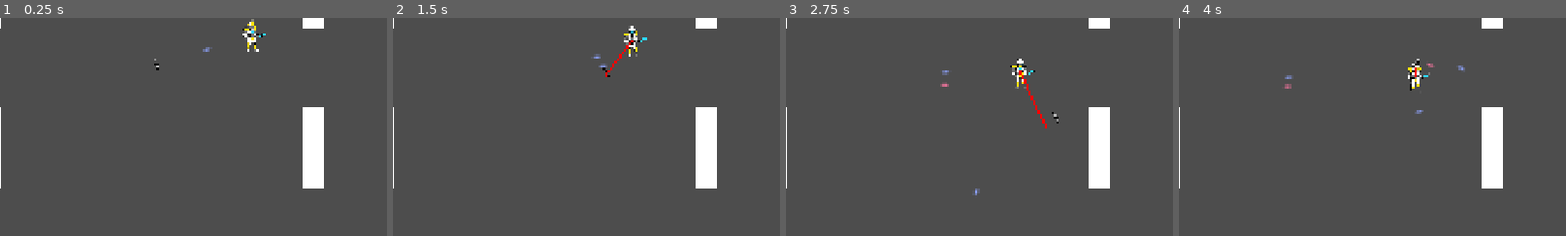
Above: before the commit, frames 1-4 (left to right).
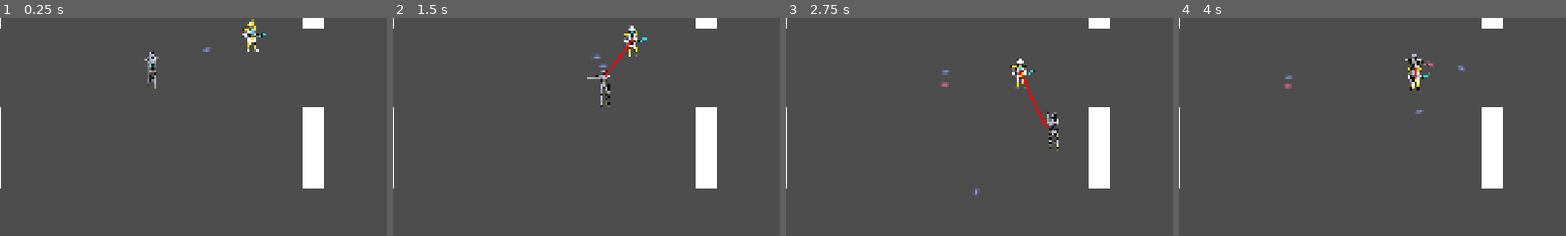
Above: after the commit, the same moments.

Repository: Thechi2000/ogj-2025
Game: Godot game, scene res://nodes/levels/level1/level1.tscn
Same seed, same stepped clock (60 frames per second), same inputs: the game is played once before the commit and once after it. The engine's default icon, where the game draws it, is replaced by a stand-in: a white triangle on a blue panel in a dark square.
Inputs (mouse positions are % of the whole screen's width and height, from its top left):
- Up to frame 1 (0.25 s): no input
- Up to frame 2 (1.5 s): move the mouse to (72, 45) at 0.52 s; hold D (move_right) 0.53-1.28 s; tap R (use_body_module) at 0.6 s; click (72, 45) at 0.8 s; move the mouse to (30, 55) at 1.27 s; hold S (move_down) from 1.28 s (still down); click (30, 55) at 1.35 s
- Up to frame 3 (2.75 s): right-click (30, 55) at 1.55 s; move the mouse to (60, 28) at 2.02 s; release S (move_down) at 2.03 s; hold D (move_right) from 2.03 s (still down); right-click (60, 28) at 2.1 s; tap R (use_body_module) at 2.3 s
- Up to frame 4 (4 s): move the mouse to (45, 70) at 2.77 s; release D (move_right) at 2.78 s; hold W (move_up) 2.78-3.53 s; tap R (use_body_module) at 2.85 s; click (45, 70) at 3.05 s; move the mouse to (80, 65) at 3.52 s; hold A (move_left) from 3.53 s (still down); click (80, 65) at 3.6 s; right-click (80, 65) at 3.8 s
The pictures show only the part of the screen within x 30-80%, y 39-89%; the shares and areas given below are measured in that part.

The runs differ from the first frame. In frame 1, 0.3% of the frame differs, in the area x 37-42%, y 15-33%; in frame 2, 0.3%; in frame 3, 0.3%, in the area x 40-71%, y 29-62%; in frame 4, 0.3%.

Commit message:
feat: complete module based rendering

Diff:
--- /dev/null
+++ b/nodes/modules/base_torso/base_torso.tscn
@@ -0,0 +1,16 @@
+[gd_scene load_steps=3 format=3 uid="uid://gl6tw62yo4qh"]
+
+[ext_resource type="Script" uid="uid://chi8xacjw8tl5" path="res://nodes/modules/base_module.gd" id="1_f4wyo"]
+[ext_resource type="Texture2D" uid="uid://bx0aysdkpd272" path="res://arts/player/head_torso.png" id="3_r0gwr"]
+
+[node name="BaseTorso" type="Node2D" node_paths=PackedStringArray("leftSprite", "rightSprite")]
+script = ExtResource("1_f4wyo")
+leftSprite = NodePath("HeadTorso")
+rightSprite = NodePath("HeadTorso")
+metadata/_custom_type_script = "uid://chi8xacjw8tl5"
+
+[node name="HeadTorso" type="Sprite2D" parent="."]
+visibility_layer = 2
+scale = Vector2(0.106919, 0.106919)
+texture = ExtResource("3_r0gwr")
+offset = Vector2(9.35287, -9.35287)
--- a/nodes/modules/dash/dash.gd
+++ b/nodes/modules/dash/dash.gd
@@ -15,10 +15,8 @@
 	player.velocity = Vector2.ZERO # The player's movement vector.
 	if Input.is_action_pressed("move_right"):
 		player.velocity.x += 1
-		$AnimatedSprite2D.flip_h = false
 	if Input.is_action_pressed("move_left"):
 		player.velocity.x -= 1
-		$AnimatedSprite2D.flip_h = true
 	if Input.is_action_pressed("move_down"):
 		player.velocity.y += 1
 	if Input.is_action_pressed("move_up"):
--- a/nodes/modules/dash/dash.tscn
+++ b/nodes/modules/dash/dash.tscn
@@ -1,12 +1,29 @@
-[gd_scene load_steps=2 format=3 uid="uid://e5ae2ctqhwgr"]
+[gd_scene load_steps=4 format=3 uid="uid://e5ae2ctqhwgr"]
 
 [ext_resource type="Script" uid="uid://yxvjotr4st4e" path="res://nodes/modules/dash/dash.gd" id="1_uooqy"]
+[ext_resource type="Texture2D" uid="uid://cdc3fvyde8ua" path="res://arts/player/l_leg.png" id="4_f0khi"]
+[ext_resource type="Texture2D" uid="uid://4kdse73g5rmv" path="res://arts/player/r_leg.png" id="5_xsyq8"]
 
-[node name="Dash" type="Node2D"]
+[node name="Dash" type="Node2D" node_paths=PackedStringArray("leftSprite", "rightSprite")]
+scale = Vector2(1.41848, 1.41848)
 script = ExtResource("1_uooqy")
+leftSprite = NodePath("LLeg")
+rightSprite = NodePath("RLeg")
 
 [node name="Timer" type="Timer" parent="."]
 wait_time = 0.5
 one_shot = true
 
+[node name="LLeg" type="Sprite2D" parent="."]
+z_index = -1
+scale = Vector2(0.0705023, 0.0705023)
+texture = ExtResource("4_f0khi")
+offset = Vector2(-1, 199)
+
+[node name="RLeg" type="Sprite2D" parent="."]
+z_index = 1
+scale = Vector2(0.0667401, 0.0667401)
+texture = ExtResource("5_xsyq8")
+offset = Vector2(3, 212.017)
+
 [connection signal="timeout" from="Timer" to="." method="_on_timer_timeout"]
--- a/nodes/modules/gun/gun.tscn
+++ b/nodes/modules/gun/gun.tscn
@@ -1,24 +1,27 @@
 [gd_scene load_steps=4 format=3 uid="uid://bc1t0mbemebpa"]
 
 [ext_resource type="Script" uid="uid://bv1l3leig3xku" path="res://nodes/modules/gun/gun.gd" id="1_opwvb"]
-[ext_resource type="Texture2D" uid="uid://cvodvswba1gvo" path="res://arts/tests/player_pixel/left_arm.png" id="2_pfpc1"]
-[ext_resource type="Texture2D" uid="uid://c7q2w3f30bf36" path="res://arts/tests/player_pixel/right_arm.png" id="3_4m6ve"]
+[ext_resource type="Texture2D" uid="uid://8263dyme0i1k" path="res://arts/player/l arm.png" id="4_4m6ve"]
+[ext_resource type="Texture2D" uid="uid://chfda6w6t7pxk" path="res://arts/player/r_arm.png" id="5_dw2hp"]
 
 [node name="Gun" type="Node2D" node_paths=PackedStringArray("leftSprite", "rightSprite")]
 script = ExtResource("1_opwvb")
 collision_layer = 2
 collision_mask = 9
-leftSprite = NodePath("LeftArm")
-rightSprite = NodePath("RightArm")
+leftSprite = NodePath("LArm")
+rightSprite = NodePath("RArm")
 
-[node name="LeftArm" type="Sprite2D" parent="."]
-visible = false
-texture_filter = 1
-texture = ExtResource("2_pfpc1")
-offset = Vector2(5, 12)
+[node name="LArm" type="Sprite2D" parent="."]
+z_index = -1
+position = Vector2(-1, 0)
+rotation = -1.25659
+scale = Vector2(0.0979236, 0.0979236)
+texture = ExtResource("4_4m6ve")
+offset = Vector2(44, 101)
 
-[node name="RightArm" type="Sprite2D" parent="."]
-visible = false
-texture_filter = 1
-texture = ExtResource("3_4m6ve")
-offset = Vector2(-1, 10)
+[node name="RArm" type="Sprite2D" parent="."]
+z_index = 1
+rotation = -1.7185
+scale = Vector2(0.0994213, 0.0994213)
+texture = ExtResource("5_dw2hp")
+offset = Vector2(-4, 95)
--- a/nodes/modules/missile_launcher/missile_launcher.tscn
+++ b/nodes/modules/missile_launcher/missile_launcher.tscn
@@ -1,6 +1,26 @@
-[gd_scene load_steps=2 format=3 uid="uid://dwsuv5q3bjgg4"]
+[gd_scene load_steps=4 format=3 uid="uid://dwsuv5q3bjgg4"]
 
 [ext_resource type="Script" uid="uid://dsve04ofksnxs" path="res://nodes/modules/missile_launcher/missile_launcher.gd" id="1_ebyf0"]
+[ext_resource type="Texture2D" uid="uid://8263dyme0i1k" path="res://arts/player/l arm.png" id="2_g6nvv"]
+[ext_resource type="Texture2D" uid="uid://chfda6w6t7pxk" path="res://arts/player/r_arm.png" id="3_k07dx"]
 
-[node name="MissileLauncher" type="Node2D"]
+[node name="MissileLauncher" type="Node2D" node_paths=PackedStringArray("leftSprite", "rightSprite")]
 script = ExtResource("1_ebyf0")
+leftSprite = NodePath("LArm")
+rightSprite = NodePath("RArm")
+
+[node name="LArm" type="Sprite2D" parent="."]
+z_index = -1
+position = Vector2(-1, 0)
+rotation = -1.25792
+scale = Vector2(0.0979236, 0.0979236)
+texture = ExtResource("2_g6nvv")
+offset = Vector2(44, 101)
+
+[node name="RArm" type="Sprite2D" parent="."]
+visibility_layer = 4
+z_index = 1
+rotation = -1.71256
+scale = Vector2(0.0994213, 0.0994213)
+texture = ExtResource("3_k07dx")
+offset = Vector2(-4, 95)
--- a/nodes/player/player.gd
+++ b/nodes/player/player.gd
@@ -39,6 +39,8 @@
 	add_module(ModuleSlot.LeftArm, preload("res://nodes/modules/gun/gun.tscn").instantiate())
 	add_module(ModuleSlot.RightArm, preload("res://nodes/modules/missile_launcher/missile_launcher.tscn").instantiate())
 	add_module(ModuleSlot.LeftLeg, preload("res://nodes/modules/dash/dash.tscn").instantiate())
+	add_module(ModuleSlot.RightLeg, preload("res://nodes/modules/dash/dash.tscn").instantiate())
+	add_module(ModuleSlot.Body, preload("res://nodes/modules/base_torso/base_torso.tscn").instantiate())
 
 func add_module(slot: ModuleSlot, module: Module):
 	modules[slot] = module
@@ -68,6 +70,11 @@
 		if velocity.length() > 0:
 			velocity = velocity.normalized() * speed
 
+	if modules.has(ModuleSlot.LeftArm):
+		modules[ModuleSlot.LeftArm].look_at(get_global_mouse_position())
+	if modules.has(ModuleSlot.RightArm):
+		modules[ModuleSlot.RightArm].look_at(get_global_mouse_position())
+
 	try_use("use_left_arm_module", ModuleSlot.LeftArm, AllowedActions.ModuleLeftArm)
 	try_use("use_right_arm_module", ModuleSlot.RightArm, AllowedActions.ModuleRightArm)
 	try_use("use_left_leg_module", ModuleSlot.LeftLeg, AllowedActions.ModuleLeftLeg)
@@ -79,7 +86,6 @@
 func try_use(input, slot, flag):
 	if Input.is_action_pressed(input) and modules.has(slot) && allowed & flag != 0:
 		var mod: Module = modules[slot]
-		mod.look_at(get_global_mouse_position())
 		mod.use()
 
 func update_health(diff):
--- a/nodes/player/player.tscn
+++ b/nodes/player/player.tscn
@@ -37,16 +37,16 @@
 [node name="HUD" parent="." instance=ExtResource("3_fn53c")]
 
 [node name="LeftLeg" type="Marker2D" parent="."]
-position = Vector2(4, 7)
+position = Vector2(6, 7)
 
 [node name="RightLeg" type="Marker2D" parent="."]
-position = Vector2(-4, 7)
+position = Vector2(-8, 7)
 
 [node name="LeftArm" type="Marker2D" parent="."]
 position = Vector2(7, -18)
 
 [node name="RightArm" type="Marker2D" parent="."]
-position = Vector2(-14, -14)
+position = Vector2(-14, -16)
 
 [node name="Body" type="Marker2D" parent="."]
 position = Vector2(0, -9)
Not shown, added: arts/player/head_torso.png.import
Not shown, added: arts/player/l arm.png.import
Not shown, added: arts/player/l_leg.png.import
Not shown, added: arts/player/r_arm.png.import
Not shown, added: arts/player/r_leg.png.import
